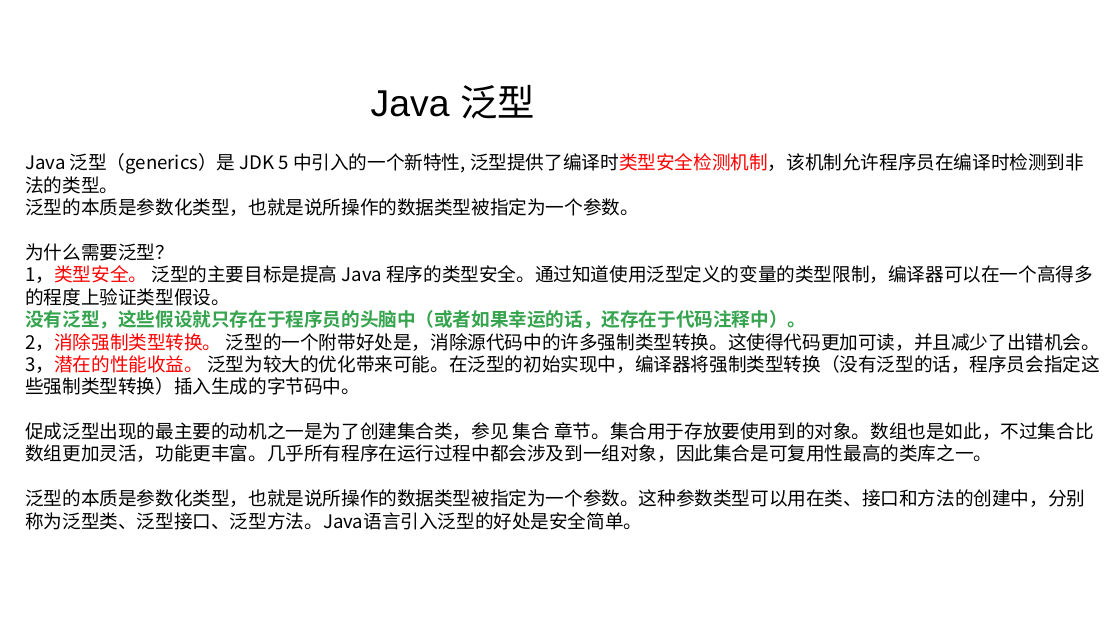
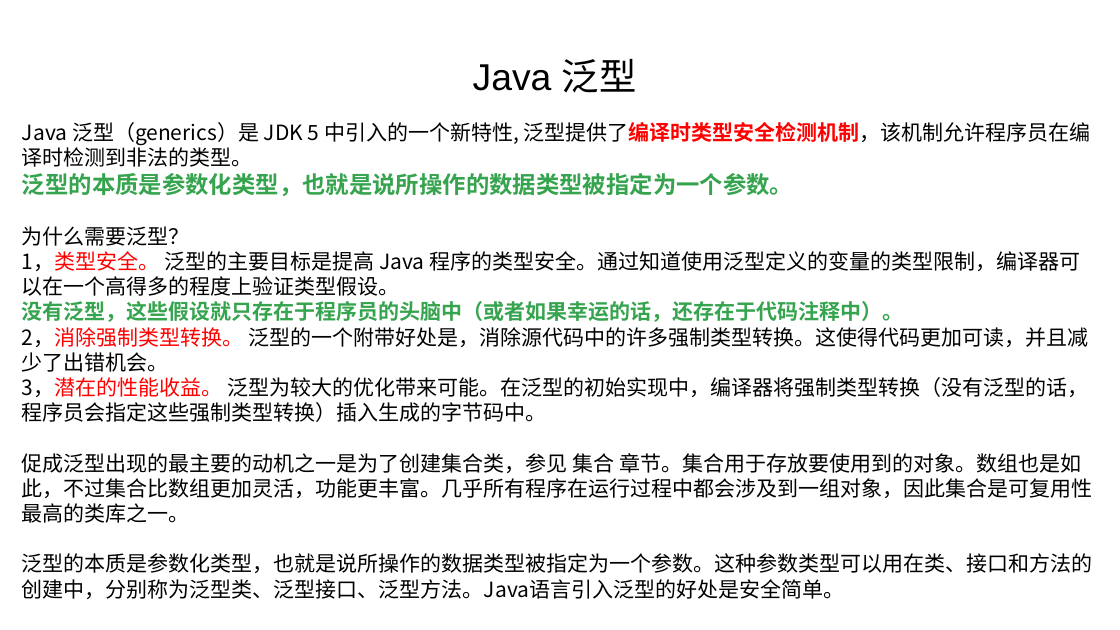
Before and after one commit to linkknown/PPT, a slide deck: slide 2 of 基础PPT/第11章：Java泛型简介.pptx. Drawn at 1120x630 pixels with LibreOffice and Linux fonts; fonts in the diff are those of the drawing; background and template pictures are left out. Boxes give left, top, right and bottom in pixels: in the first picture for what was removed or moved away, otherwise in the second. Text is boxed around its words. In the diff, an @@ line names an element or a change of style, - is before the commit and + after.

Commit message:
优化

```diff
--- a/基础PPT/第11章：Java泛型简介.pptx
+++ b/基础PPT/第11章：Java泛型简介.pptx
@@ text "Java 泛型": place and size @@
-text "Java 泛型" at box(371, 85, 535, 119)
+text "Java 泛型" at box(473, 59, 637, 93)
@@ text "Java 泛型" at box(473, 59, 637, 93): alignment left to centre @@
@@ text "Java 泛型（generics）是 JDK 5 中引入的一个新特性, ...": place and size @@
-text "Java 泛型（generics）是 JDK 5 中引入的一个新特性, ..." at box(25, 153, 1100, 530)
+text "Java 泛型（generics）是 JDK 5 中引入的一个新特性, ..." at box(22, 122, 1093, 599)
@@ text "Java 泛型（generics）是 JDK 5 中引入的一个新特性, ..." at box(22, 122, 1093, 599): size 16 to 18 pt; text colour #000000 to #FF0000 in "泛型提供了编译时类型安全检测机制，该机制允许程序员在编译时检测到非法的类型。"; bold on in "泛型提供了编译时类型安全检测机制，该机制允许程序员在编译时检测到非法的类型。", "泛型的本质是参数化类型，也就是说所操作的数据类型被指定为一个参数。"; size 16 to 20 pt, text colour #000000 to #36A44E in "泛型的本质是参数化类型，也就是说所操作的数据类型被指定为一个参数。" @@
```
Also in this commit, not shown: 7 other slides changed, 2 slides added, 11 slides removed, 1 other file.
